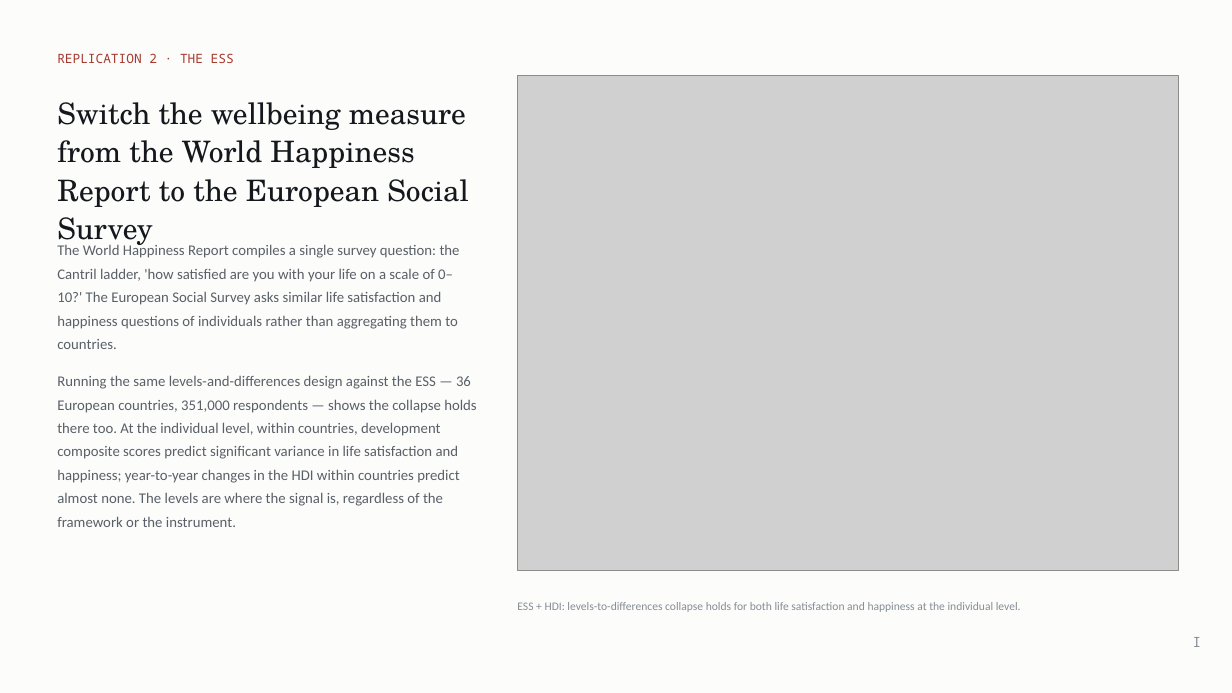
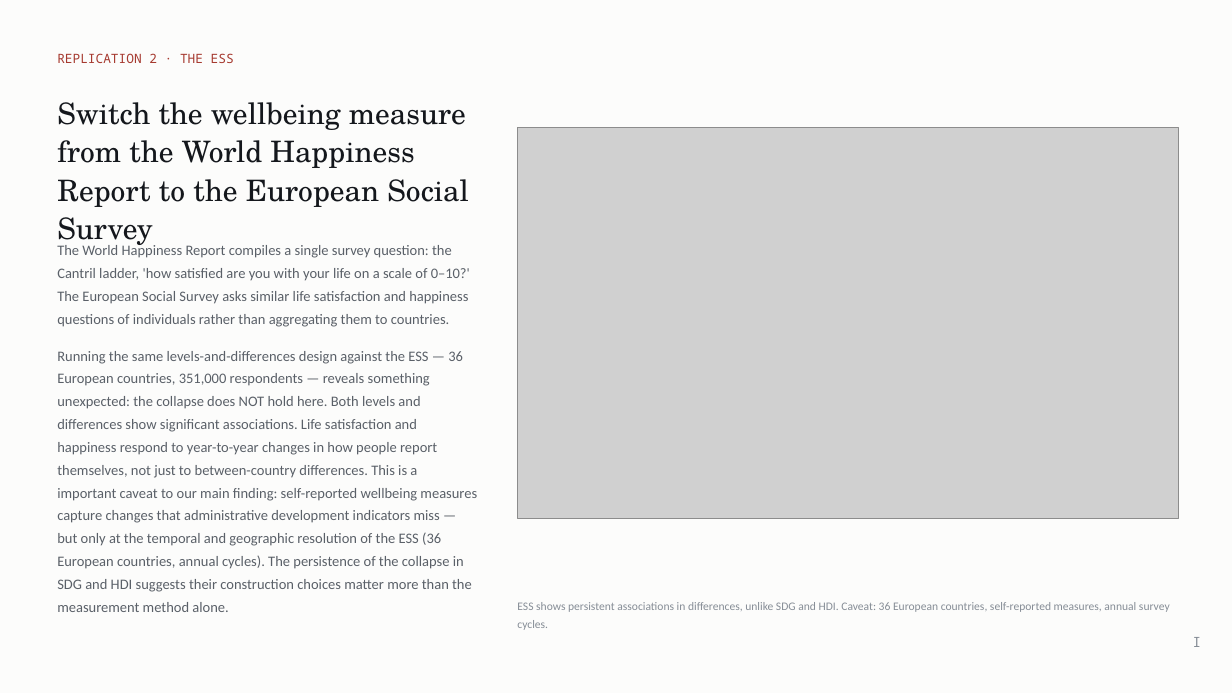
Before and after one commit to cwejnert/HDI-Happiness, a slide deck: slide 5 of deck/Measured_Where_It_Varies.pptx. Drawn at 1232x693 pixels with LibreOffice and Linux fonts; fonts in the diff are those of the drawing; grey boxes stand for pictures. Boxes give left, top, right and bottom in pixels: in the first picture for what was removed or moved away, otherwise in the second. Text is boxed around its words. In the diff, an @@ line names an element or a change of style, - is before the commit and + after.

```diff
--- a/deck/Measured_Where_It_Varies.pptx
+++ b/deck/Measured_Where_It_Varies.pptx
@@ picture: place and size @@
-picture at bbox=[518, 75, 1178, 570]
+picture at bbox=[518, 128, 1178, 518]
@@ text at bbox=[57, 243, 470, 327]: size 11.5 to 11.2 pt in "The World Happiness Report compiles a single ..." @@
@@ text at bbox=[57, 351, 477, 612]: text changed; size 11.5 to 11.2 pt @@
-Running the same levels-and-differences design against the ESS — 36 European countries, 351,000 respondents — shows the collapse holds there too. At the individual level, within countries, development composite scores predict significant variance in life satisfaction and happiness; year-to-year changes in the HDI within countries predict almost none. The levels are where the signal is, regardless of the framework or the instrument.
+Running the same levels-and-differences design against the ESS — 36 European countries, 351,000 respondents — reveals something unexpected: the collapse does NOT hold here. Both levels and differences show significant associations. Life satisfaction and happiness respond to year-to-year changes in how people report themselves, not just to between-country differences. This is a important caveat to our main finding: self-reported wellbeing measures capture changes that administrative development indicators miss — but only at the temporal and geographic resolution of the ESS (36 European countries, annual cycles). The persistence of the collapse in SDG and HDI suggests their construction choices matter more than the measurement method alone.
@@ text at bbox=[517, 602, 1170, 630]: text changed @@
-ESS + HDI: levels-to-differences collapse holds for both life satisfaction and happiness at the individual level.
+ESS shows persistent associations in differences, unlike SDG and HDI. Caveat: 36 European countries, self-reported measures, annual survey cycles.
```
Also in this commit, not shown: 1 other slide changed, 3 other files.
